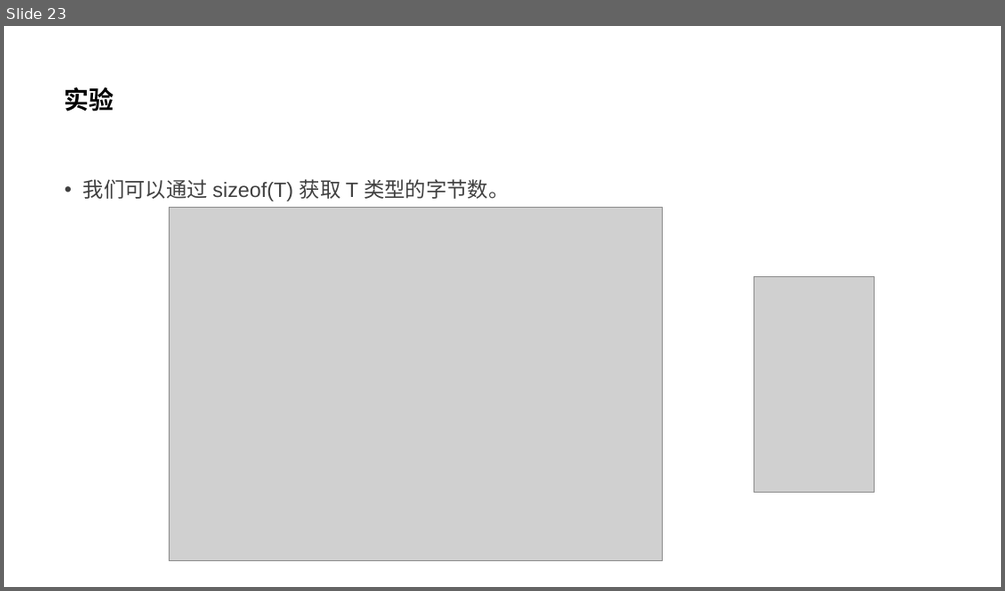
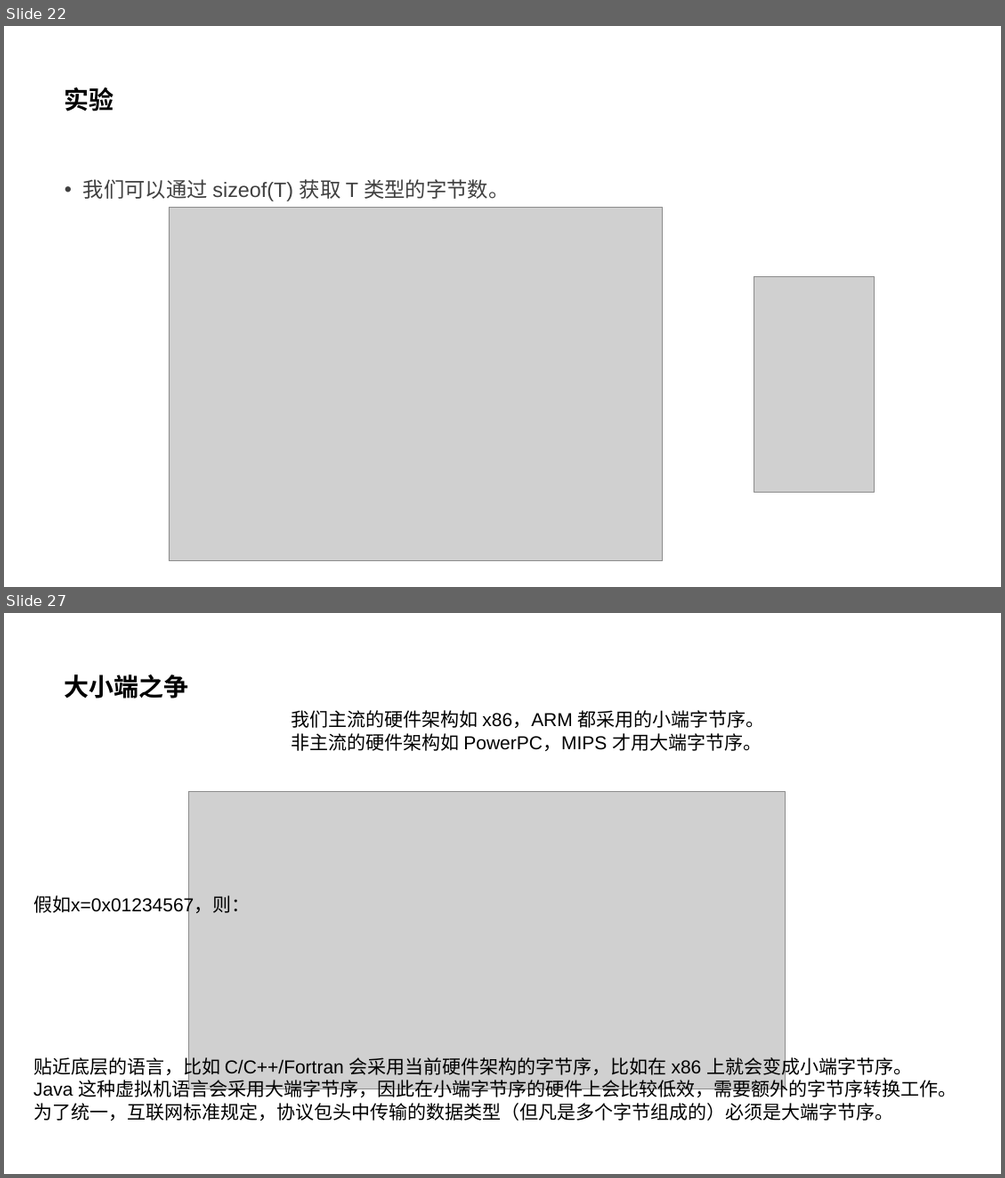
Before and after one commit to parallel101/course, a slide deck: 12/slides.pptx. Shown one above the other, each under a label of ours: slide 23 before the commit, slides 22 and 27 after it; the slides between them are not shown. The pictures are 1005x591 and 1005x1178 pixels, drawn with LibreOffice and Linux fonts; fonts in the diff are those of the drawing; grey boxes stand for pictures. Boxes give left, top, right and bottom in pixels: in the first picture for what was removed or moved away, otherwise in the second. Text is boxed around its words. In the diff, an @@ line names an element or a change of style, - is before the commit and + after.

```diff
--- a/12/slides.pptx
+++ b/12/slides.pptx
@@ slide 27 added at (x1=4, y1=613, x2=1001, y2=1174), background #FFFFFF @@
@@ title added at (x1=65, y1=674, x2=189, y2=698), 24 pt, text #000000, bold @@
+大小端之争
@@ text added at (x1=291, y1=710, x2=765, y2=751), 18 pt, text #000000 @@
+我们主流的硬件架构如 x86，ARM 都采用的小端字节序。
+非主流的硬件架构如 PowerPC，MIPS 才用大端字节序。
@@ picture added at (x1=189, y1=791, x2=785, y2=1088) @@
@@ text added at (x1=33, y1=892, x2=250, y2=916), 18 pt, text #000000 @@
+假如x=0x01234567，则：
@@ text added at (x1=33, y1=1054, x2=956, y2=1120), 18 pt, text #000000 @@
+贴近底层的语言，比如 C/C++/Fortran 会采用当前硬件架构的字节序，比如在 x86 上就会变成小端字节序。
+Java 这种虚拟机语言会采用大端字节序，因此在小端字节序的硬件上会比较低效，需要额外的字节序转换工作。
+为了统一，互联网标准规定，协议包头中传输的数据类型（但凡是多个字节组成的）必须是大端字节序。
@@ what was slide 23 is now slide 22 @@
```
Also in this commit, not shown: 1 slide changed, 9 other slides added, 1 slide removed, 13 other files.
